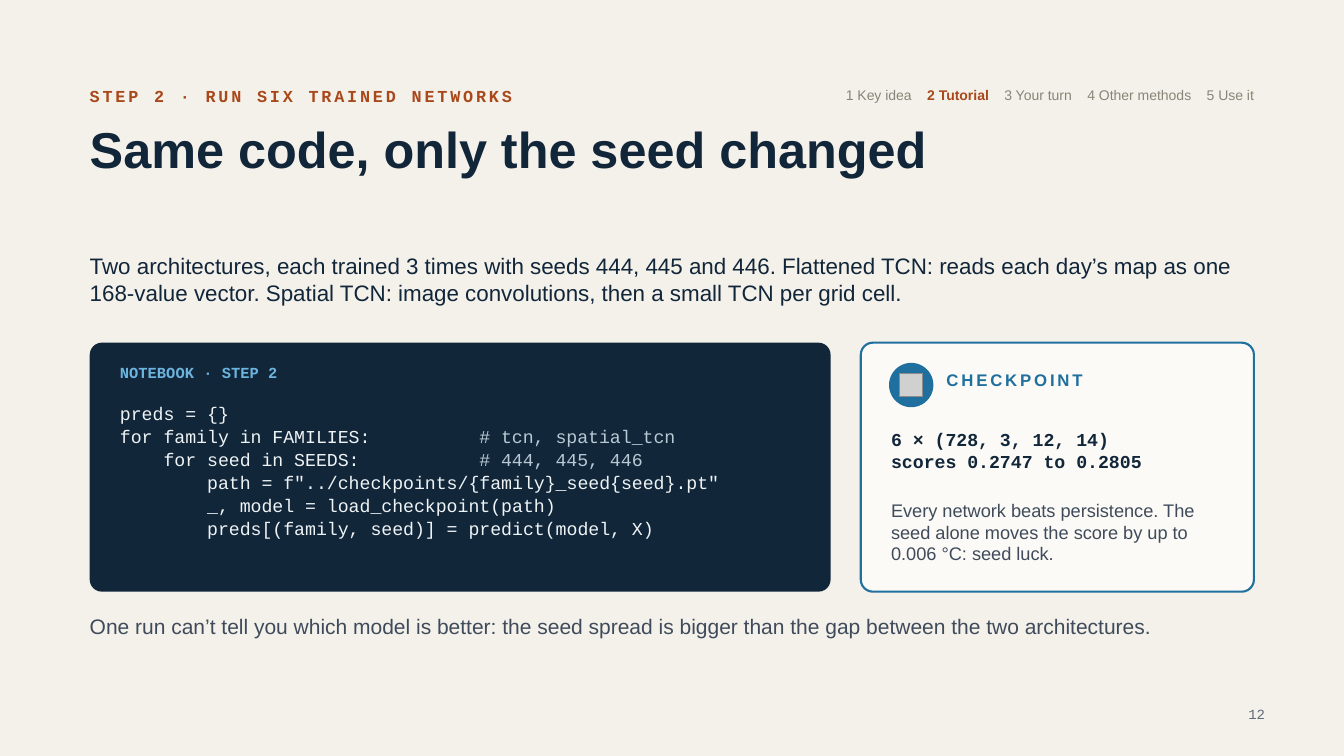
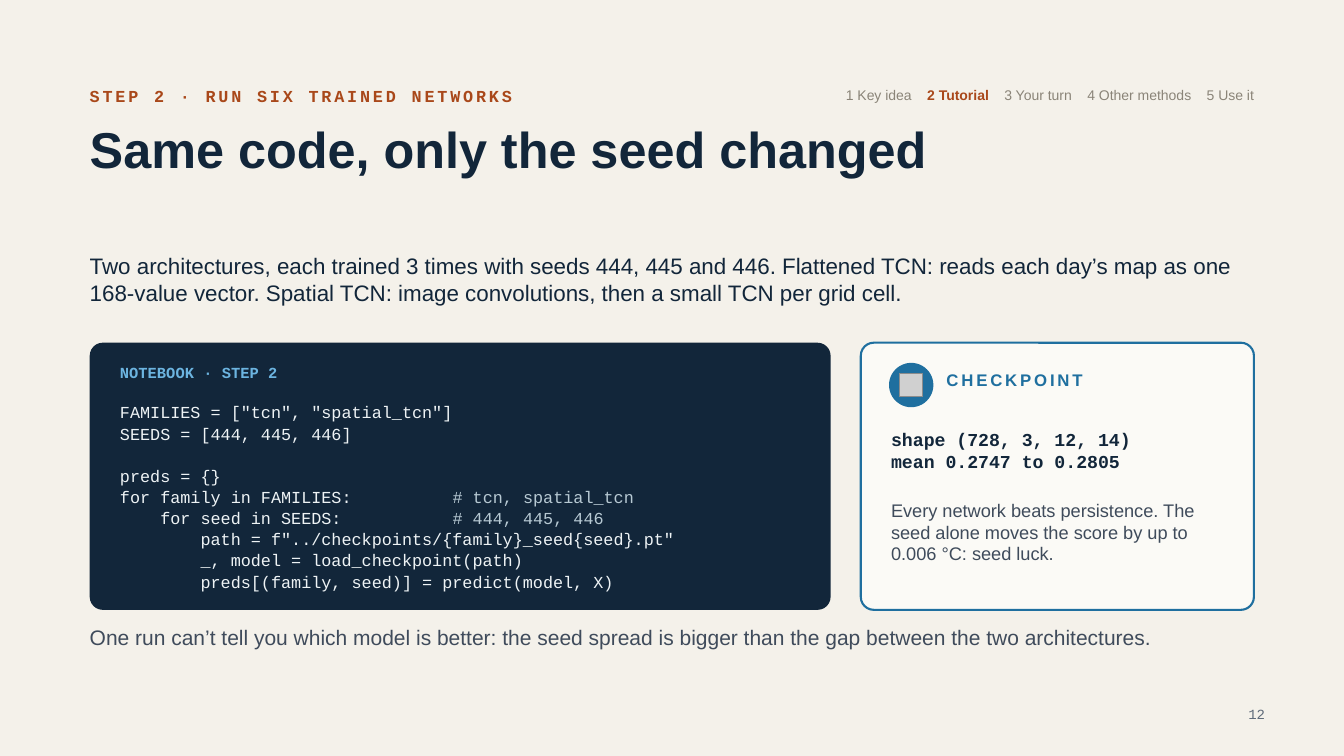
Before and after one commit to damianlapenavidal/ensemble-workshop, a slide deck: slide 12 of slides/ensemble-workshop.pptx. Drawn at 1344x756 pixels with LibreOffice and Linux fonts; fonts in the diff are those of the drawing; grey boxes stand for pictures. Boxes give left, top, right and bottom in pixels: in the first picture for what was removed or moved away, otherwise in the second. Text is boxed around its words. In the diff, an @@ line names an element or a change of style, - is before the commit and + after.

```diff
--- a/slides/ensemble-workshop.pptx
+++ b/slides/ensemble-workshop.pptx
@@ rounded rectangle: place and size @@
-rounded rectangle at [90,343,831,592]
+rounded rectangle at [90,343,831,610]
@@ rounded rectangle: place and size @@
-rounded rectangle at [861,343,1254,592]
+rounded rectangle at [861,343,1254,610]
@@ text at [120,406,452,444]: paragraphs added @@
+FAMILIES = ["tcn", "spatial_tcn"]
+SEEDS = [444, 445, 446]
@@ text at [891,433,1131,468]: text changed @@
-6 × (728, 3, 12, 14)
-scores 0.2747 to 0.2805
+shape (728, 3, 12, 14)
+mean 0.2747 to 0.2805
@@ text at [120,470,674,592]: size 13 to 12 pt in "preds = {}", "for family in FAMILIES: # tcn, spatial_tcn", "for seed in SEEDS: # 444, 445, ...", "path = f"../checkpoints/{family}_seed{seed}.pt"" and 2 more places @@
@@ text "One run can’t tell you ...": place and size @@
-text "One run can’t tell you ..." at [90,619,1151,639]
+text "One run can’t tell you ..." at [90,630,1151,650]
```
Also in this commit, not shown: 16 other slides changed, 1 slide removed, 3 other files.
